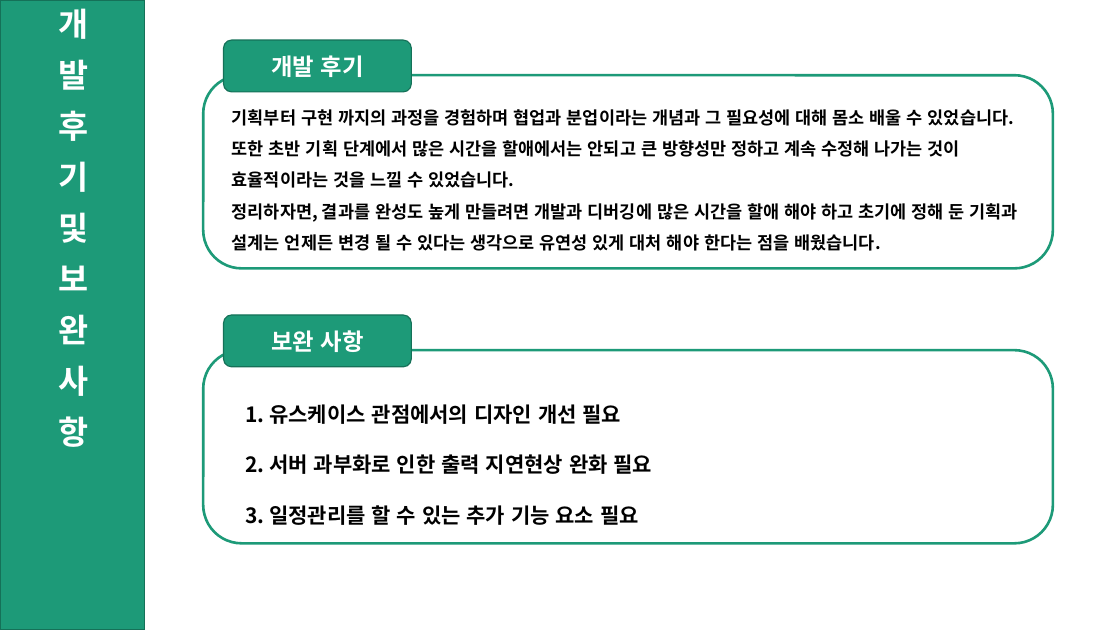
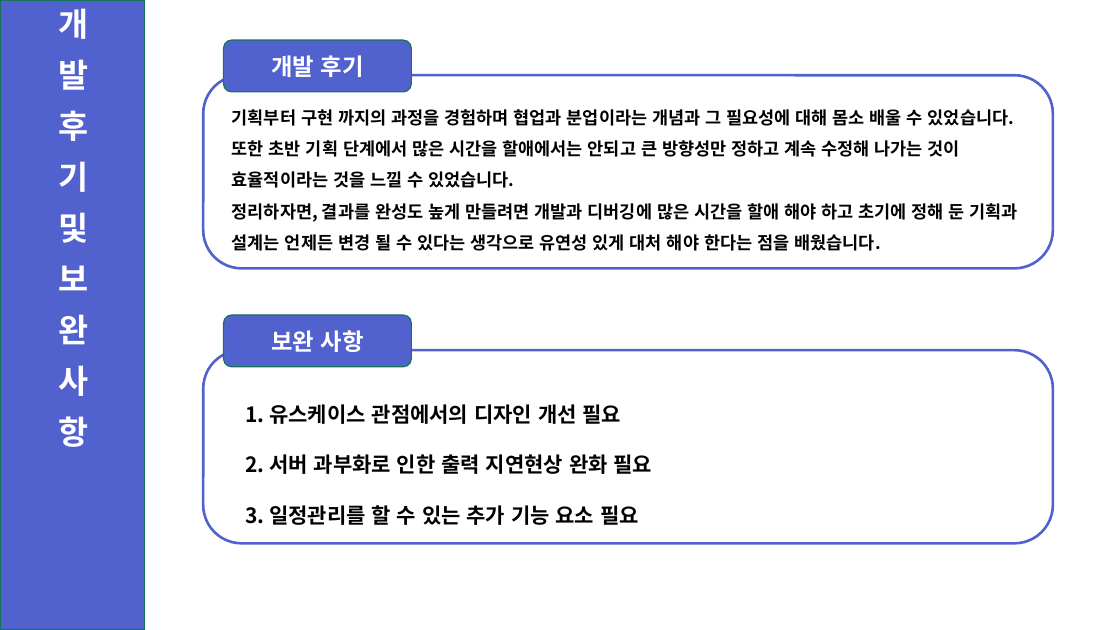
Before and after one commit to ShinHyeonSeong/Final, a slide deck: slide 11 of 기획 UI/A조 프로토타입 발표.pptx (slide 12 before the commit). Drawn at 1120x630 pixels with LibreOffice and Linux fonts; fonts in the diff are those of the drawing. Boxes give left, top, right and bottom in pixels: in the first picture for what was removed or moved away, otherwise in the second. Text is boxed around its words. In the diff, an @@ line names an element or a change of style, - is before the commit and + after.

```diff
--- a/기획 UI/A조 프로토타입 발표.pptx
+++ b/기획 UI/A조 프로토타입 발표.pptx
@@ rounded rectangle at [203, 76, 1053, 269]: outline #1D9A78 2.25 pt to #5161CE 2.25 pt @@
@@ fill #1D9A78 to #5161CE in 3 elements at [0, 0, 145, 630], [223, 40, 412, 92], [223, 315, 412, 367] @@
@@ rounded rectangle at [203, 350, 1053, 544]: outline #1D9A78 2.25 pt to #5161CE 2.25 pt @@
```
Also in this commit, not shown: 11 other slides changed, 1 slide removed.
